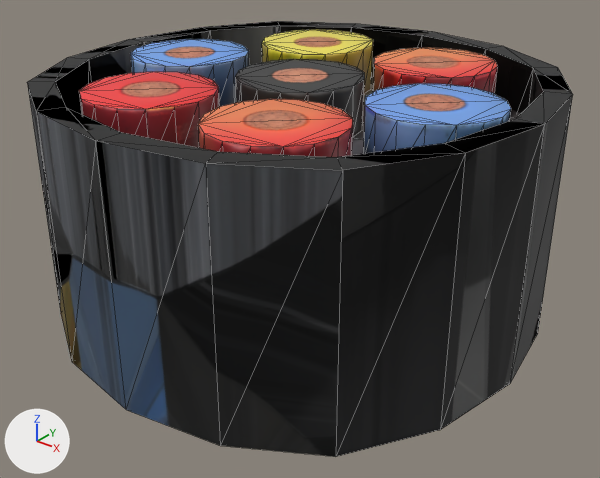
An edit to the FBX model Content/modeling/Object/Wire/wire.fbx, drawn before and after from the same camera.
Camera for both pictures: a camera (50 mm lens) standing at (1.99, -2.5, 1.34) and looking at (0.05, -0.07, -0.17). Arrows for +X, +Y and +Z are at lower left; the lights stay in place. The picture after the commit comes second. Mesh edges are drawn as thin lines.
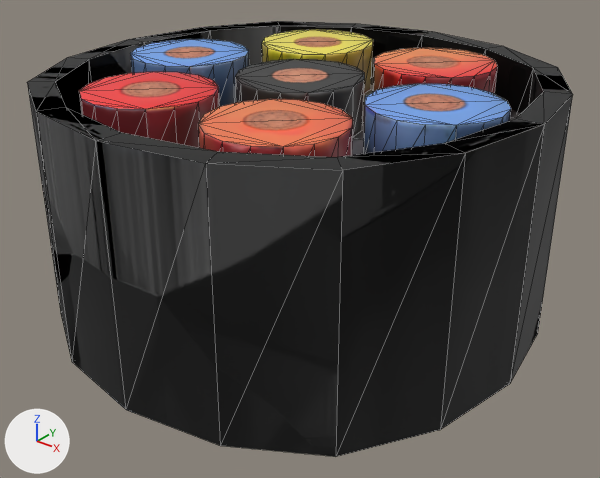
Edits to the bpy script that builds the scene:
```text
Add img_wire_texture_png:
    img_wire_texture_png = load_image('wire_texture.png', 'wire_texture.png', 2048, 2048, 'sRGB')
Add img_wire_texture_normal_jpg:
    img_wire_texture_normal_jpg = load_image('wire_texture_normal.jpg', 'wire_texture_normal.jpg', 2048, 2048, 'Non-Color')
Change mat_material_001:
    where n2 = _N.new('ShaderNodeTexImage'); n2.name = 'Image Texture'
    n2.image: img_image_0_jpg -> img_wire_texture_png
    where n3 = _N.new('ShaderNodeTexImage'); n3.name = 'Image Texture.001'
    n3.image: img_image_2_jpg -> img_wire_texture_normal_jpg
```

What differs and where, as boxes (x1, y1, x2, y2) in the pictures (600 x 478 px):
'Mesh_0', surface changed
    both: (35, 22, 572, 427)
